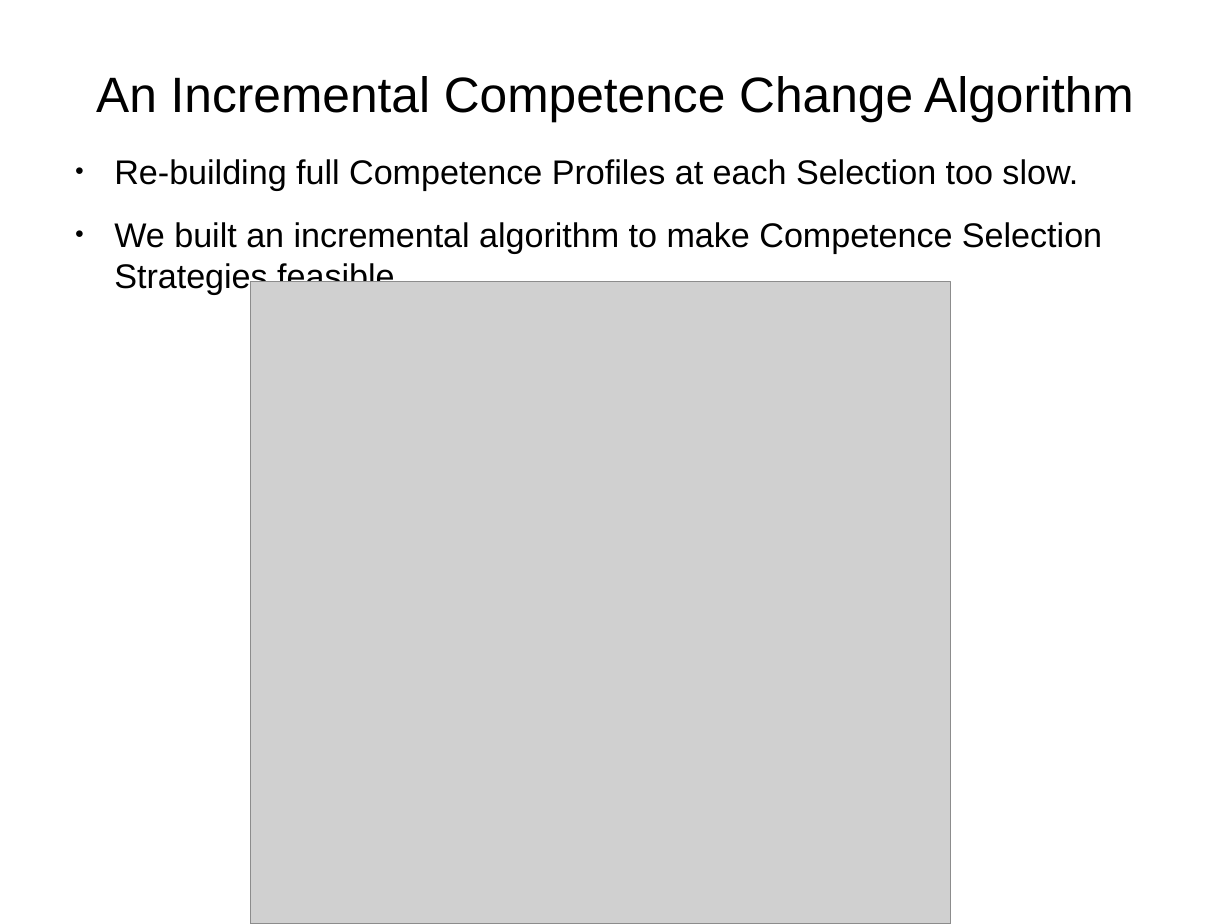
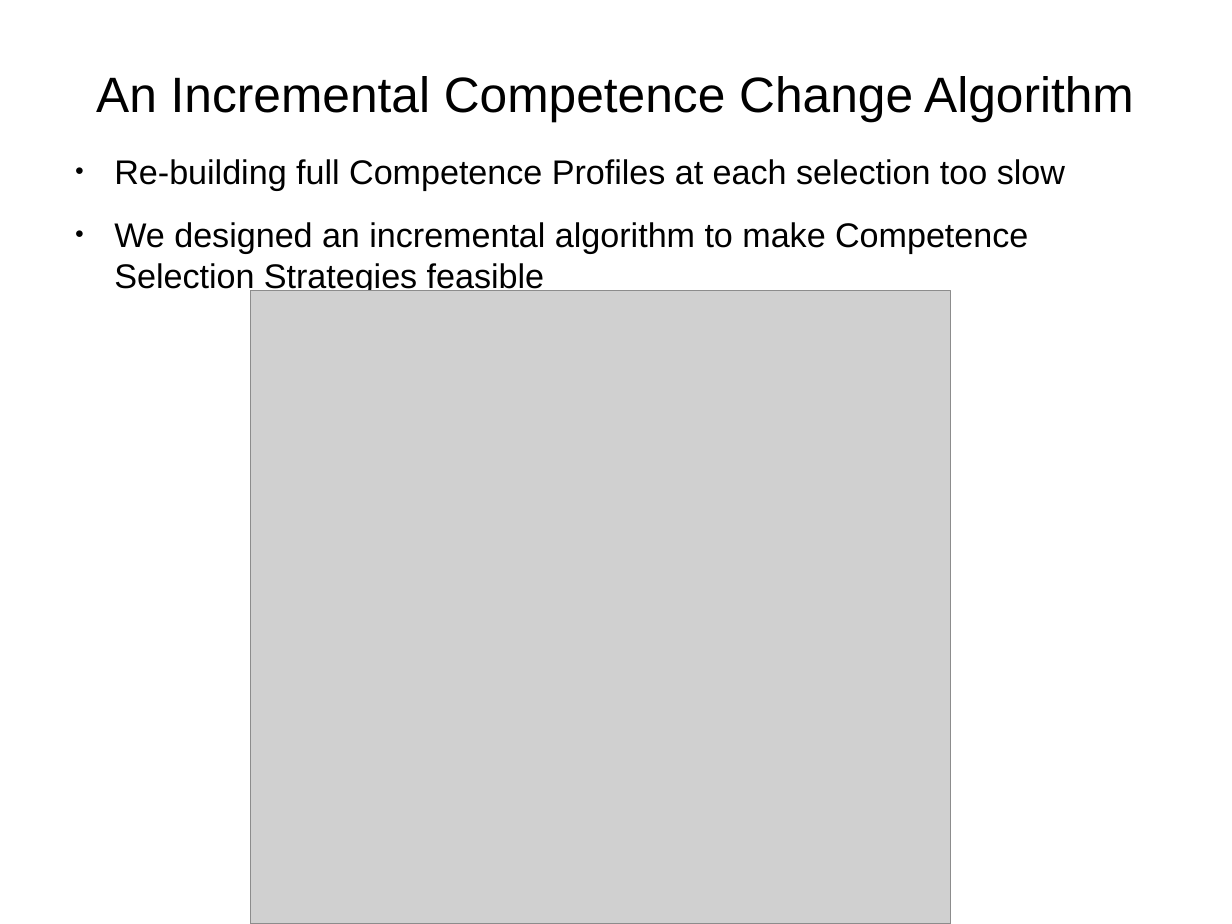
Before and after one commit to charlesmccarthyirl/FYP, a slide deck: slide 11 of Documentation/Demo Day/Presentation.odp (slide 18 before the commit). Drawn at 1232x924 pixels with LibreOffice and Linux fonts; fonts in the diff are those of the drawing; grey boxes stand for pictures. Boxes give left, top, right and bottom in pixels: in the first picture for what was removed or moved away, otherwise in the second. Text is boxed around its words. In the diff, an @@ line names an element or a change of style, - is before the commit and + after.

```diff
--- a/Documentation/Demo Day/Presentation.odp
+++ b/Documentation/Demo Day/Presentation.odp
@@ text at [114,159,1065,294]: text changed @@
-● Re-building full Competence Profiles at each Selection too slow.
-● We built an incremental algorithm to make Competence Selection Strategies feasible.
+● Re-building full Competence Profiles at each selection too slow
+● We designed an incremental algorithm to make Competence Selection Strategies feasible
@@ picture: place and size @@
-picture at [250,282,950,924]
+picture at [250,291,950,924]
```
Also in this commit, not shown: 11 other slides changed, 14 slides added, 3 slides removed.
